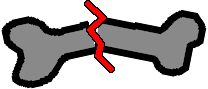
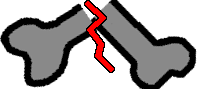
Two versions of the same layered image (208px x 89px). Layer-by-layer changes:
painted on "Pasted Layer" over <box>0,2,118,89</box>
painted on "Background" over <box>87,0,207,89</box>
